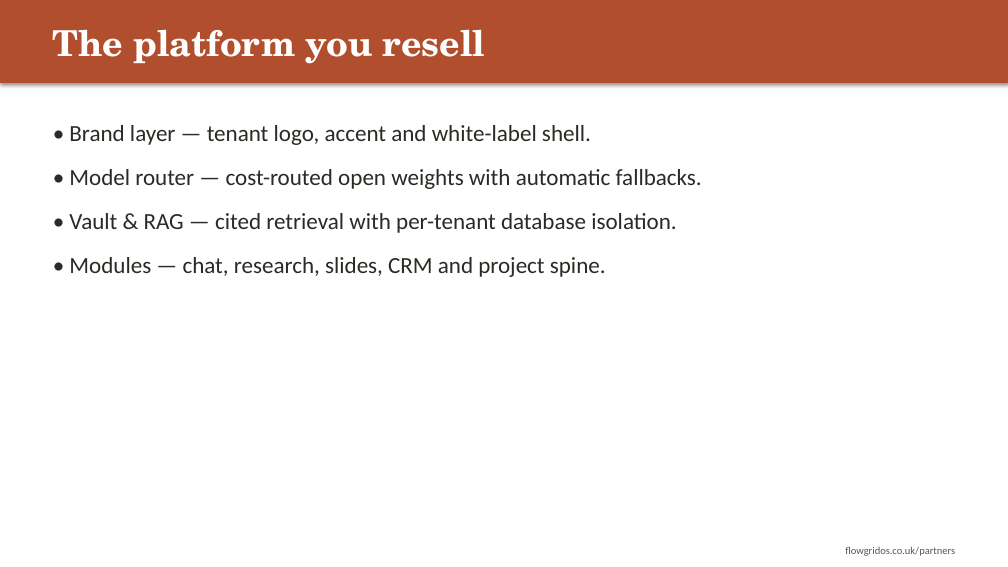
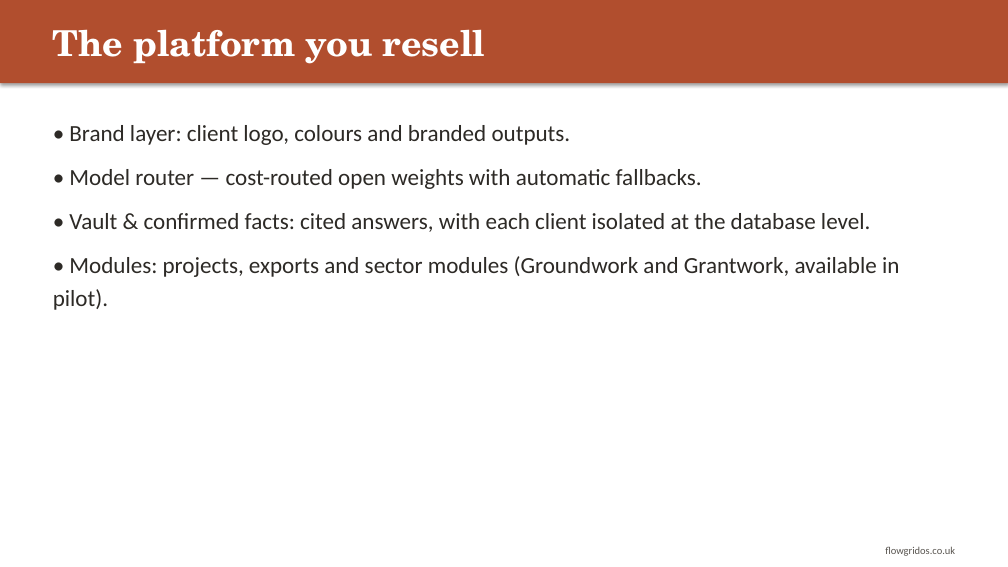
Before and after one commit to CliveStruv56/operations-engine, a slide deck: slide 3 of docs/flowgrid-os-partner-deck.pptx. Drawn at 1008x567 pixels with LibreOffice and Linux fonts; fonts in the diff are those of the drawing. Boxes give left, top, right and bottom in pixels: in the first picture for what was removed or moved away, otherwise in the second. Text is boxed around its words. In the diff, an @@ line names an element or a change of style, - is before the commit and + after.

```diff
--- a/docs/flowgrid-os-partner-deck.pptx
+++ b/docs/flowgrid-os-partner-deck.pptx
@@ text at (x1=69, y1=125, x2=571, y2=145): text changed @@
-• Brand layer — tenant logo, accent and white-label shell.
+• Brand layer: client logo, colours and branded outputs.
@@ text at (x1=53, y1=213, x2=899, y2=310): text changed @@
-• Vault & RAG — cited retrieval with per-tenant database isolation.
-• Modules — chat, research, slides, CRM and project spine.
+• Vault & confirmed facts: cited answers, with each client isolated at the database level.
+• Modules: projects, exports and sector modules (Groundwork and Grantwork, available in pilot).
@@ text at (x1=885, y1=546, x2=955, y2=556): text changed @@
-flowgridos.co.uk/partners
+flowgridos.co.uk
```
Also in this commit, not shown: 5 other slides changed, 1 slide removed, 6 other files.
